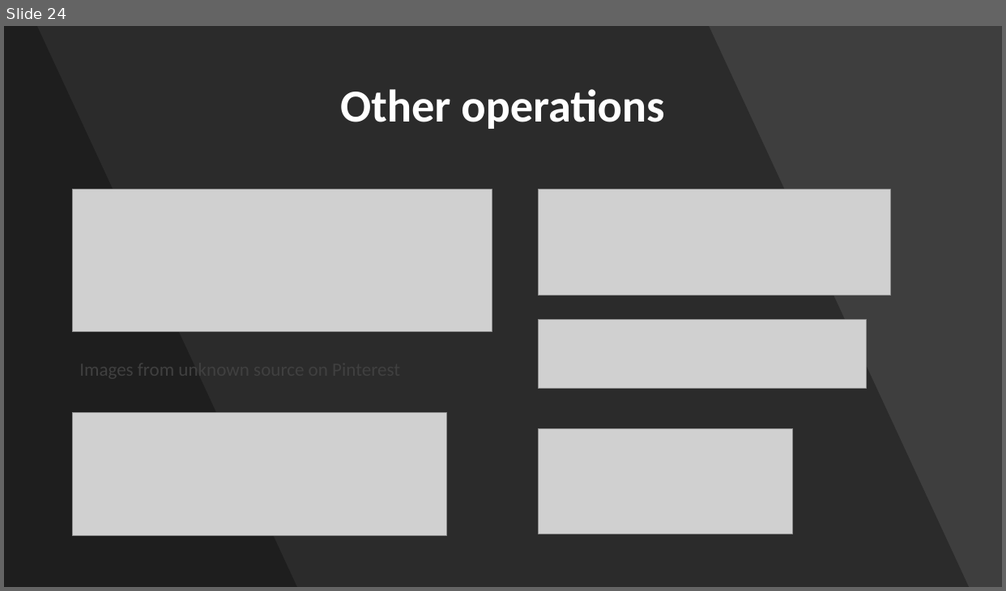
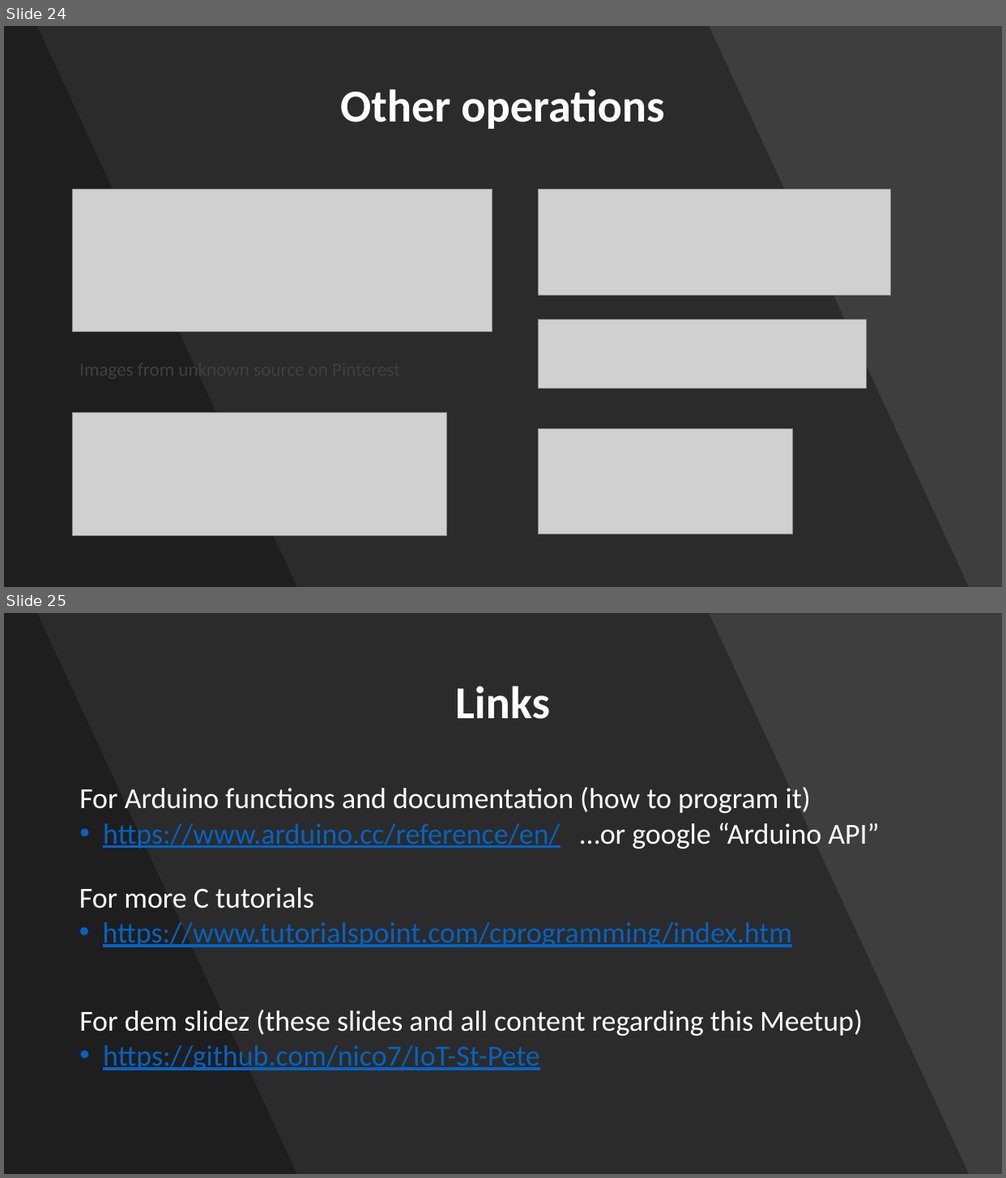
Before and after one commit to nico7/IoT-St-Pete, a slide deck: Day 2 - Digital Logic and Operations/Digital Logic and Operations.pptx. Shown one above the other, each under a label of ours: slide 24 before the commit, slides 24 and 25 after it. The pictures are 1006x591 and 1006x1178 pixels, drawn with LibreOffice and Linux fonts; fonts in the diff are those of the drawing; grey boxes stand for pictures. Boxes give left, top, right and bottom in pixels: in the first picture for what was removed or moved away, otherwise in the second. Text is boxed around its words. In the diff, an @@ line names an element or a change of style, - is before the commit and + after.

```diff
--- a/Day 2 - Digital Logic and Operations/Digital Logic and Operations.pptx
+++ b/Day 2 - Digital Logic and Operations/Digital Logic and Operations.pptx
@@ slide 25 added at (4,613,1002,1174), background #454545 @@
@@ rectangle added at (4,613,1002,1174), fill #000000 at 9% opacity @@
@@ freeform shape added at (4,613,969,1174), fill #000000 at 30% opacity @@
@@ freeform shape added at (4,613,297,1174), fill #000000 at 30% opacity @@
@@ title added at (455,686,550,719), 44 pt, text #FFFFFF, bold @@
+Links
@@ text added at (79,787,879,849), 28 pt, text #FFFFFF @@
+For Arduino functions and documentation (how to program it)
+• https://www.arduino.cc/reference/en/ …or google “Arduino API”
@@ text added at (79,888,792,948), 28 pt, text #0563C1, underline @@
+For more C tutorials
+• https://www.tutorialspoint.com/cprogramming/index.htm
@@ text added at (79,1010,863,1071), 28 pt, text #FFFFFF @@
+For dem slidez (these slides and all content regarding this Meetup)
+• https://github.com/nico7/IoT-St-Pete
```
Also in this commit, not shown: 1 slide changed, 2 other files.
